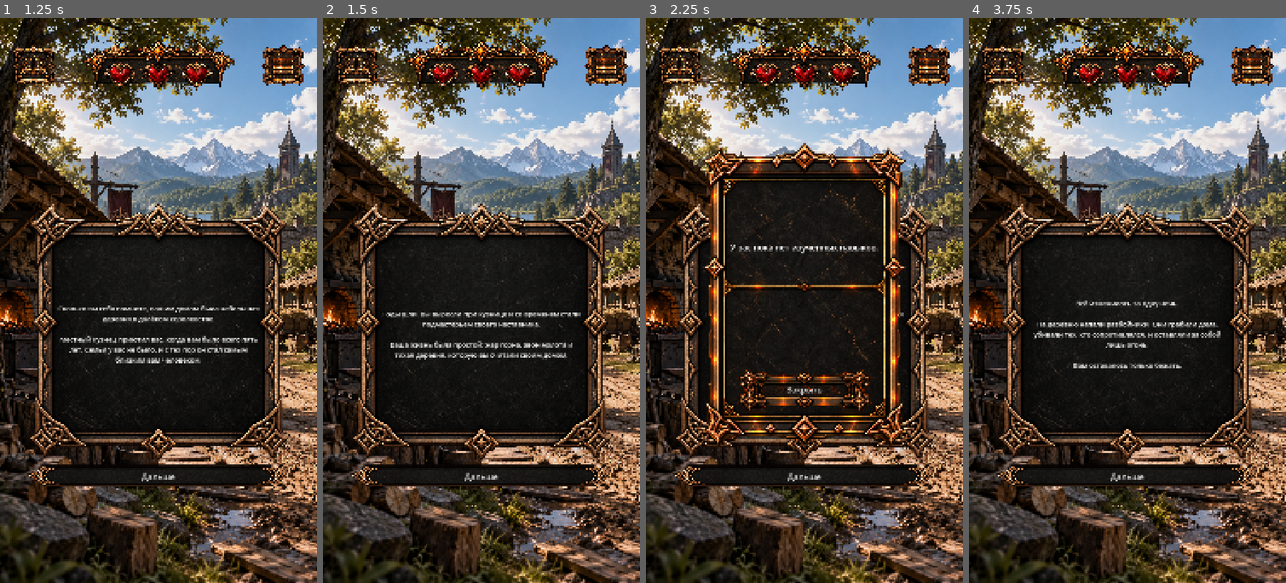
Above: before the commit, frames 1-4 (left to right).
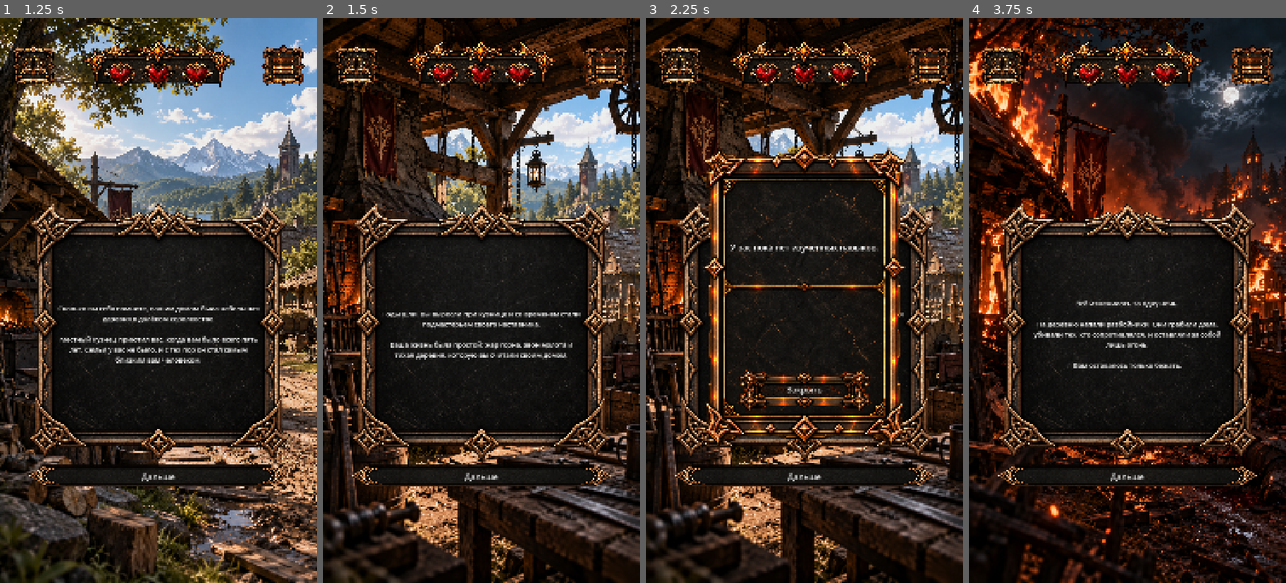
Above: after the commit, the same moments.

Repository: SayentLY/Alfheim
Game: Godot game, scene res://scenes/main_menu.tscn
Two runs of this game, one before a commit and one after it. Both use one fixed random seed, a clock stepped at 60 frames per second and the inputs below.
Inputs (mouse positions are in pixels of both pictures, inside the frame that each line leads up to):
- Up to frame 1 (1.25 s): click "Новая игра" at 0.5 s
- Up to frame 2 (1.5 s): click "Дальше" at 1.25 s
- Up to frame 3 (2.25 s): click (680, 68) at 2 s
- Up to frame 4 (3.75 s): click "Закрыть" at 2.75 s; click "Дальше" at 3.5 s

Frame 1 is identical in both runs. In frame 2, 48% of the frame differs, in the area x 0-100%, y 0-100%; in frame 3, 42%; in frame 4, 51%.

Commit message:
Switch prologue backgrounds by story event

Diff:
--- a/scripts/chapter_one.gd
+++ b/scripts/chapter_one.gd
@@ -1,5 +1,6 @@
 extends Control
 
+@onready var background = $Background
 @onready var event_text = $StoryArea/EventText
 @onready var choice_button_1 = $ChoiceButton1
 @onready var choice_button_2 = $ChoiceButton2
@@ -22,6 +23,9 @@
 var hp_full_texture: Texture2D = preload("res://assets/ui/hp_full.png")
 var hp_empty_texture: Texture2D = preload("res://assets/ui/hp_empty.png")
 var lockpicking_texture: Texture2D = preload("res://assets/ui/skill_lockpicking.png")
+var home_village_day_texture: Texture2D = preload("res://assets/ui/home_village_day.png")
+var home_forge_day_texture: Texture2D = preload("res://assets/ui/home_forge_day.png")
+var home_village_burning_night_texture: Texture2D = preload("res://assets/ui/home_village_burning_night.png")
 
 var chapter_data: Dictionary
 var current_event_id: String
@@ -96,6 +100,7 @@
 	var choices = event["choices"]
 
 	event_text.text = event["text"]
+	update_background(event_id)
 
 	# Каждый раз создаём новый список доступных вариантов.
 	available_choices.clear()
@@ -125,6 +130,22 @@
 	if available_choices.size() >= 3:
 		choice_button_3.text = available_choices[2]["text"]
 		choice_button_3.show()
+
+
+func update_background(event_id: String) -> void:
+	match event_id:
+		"prologue_home":
+			background.texture = home_village_day_texture
+			background.show()
+		"prologue_forge":
+			background.texture = home_forge_day_texture
+			background.show()
+		"prologue_raid":
+			background.texture = home_village_burning_night_texture
+			background.show()
+		_:
+			# Для остальных событий фон будет добавляться по мере готовности арта.
+			background.hide()
 
 
 func check_conditions(choice: Dictionary) -> bool:
